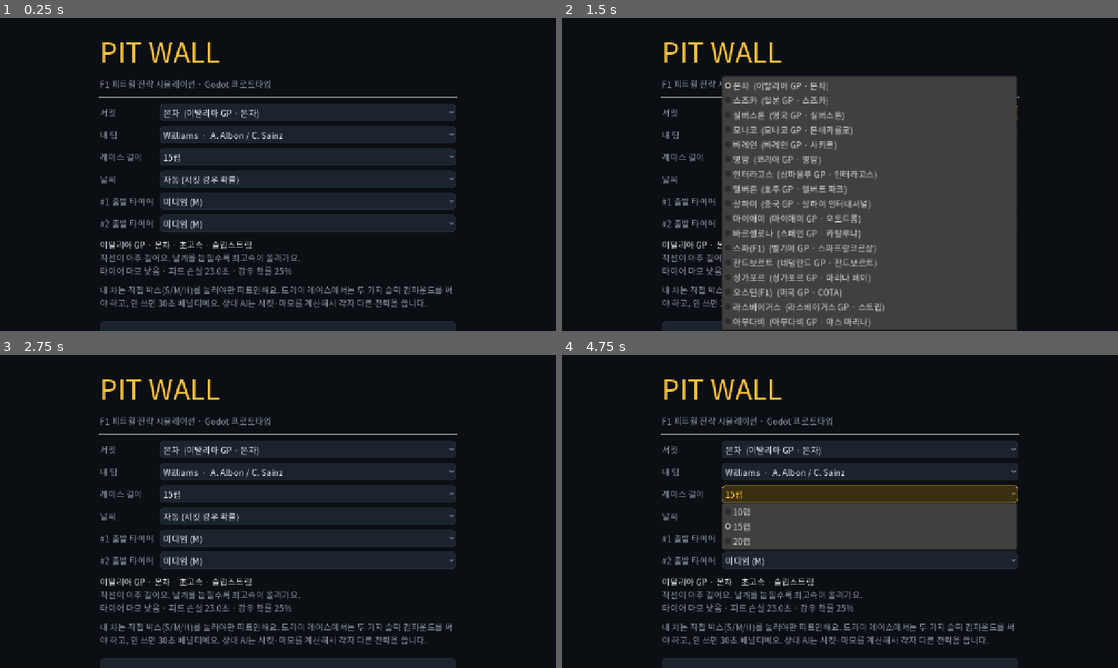
Above: before the commit, frames 1-4 (two rows, left to right).
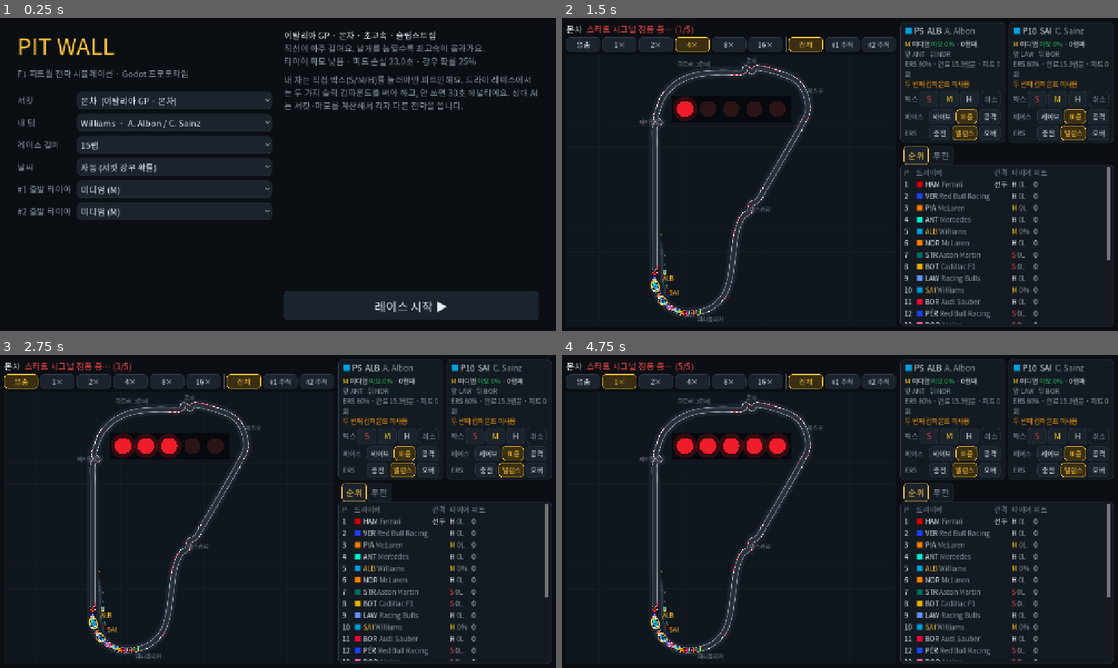
Above: after the commit, the same moments.

Repository: wio9900/pitwall-godot
Game: Godot game, scene res://scenes/main.tscn
The game is run twice, just before and just after one commit, with the same random seed, the same clock (stepped at 60 frames per second) and the same inputs.
Inputs (mouse positions are in pixels of both pictures, inside the frame that each line leads up to):
- Up to frame 1 (0.25 s): no input
- Up to frame 2 (1.5 s): click (973, 305) at 0.5 s, where only the run after the commit has a clickable "레이스 시작 ▶"; click (867, 111) at 1.25 s, where only the run before the commit has a clickable "몬차 (이탈리아 GP · 몬차)"
- Up to frame 3 (2.75 s): click (22, 380) at 2 s, where only the run after the commit has a clickable "멈춤"
- Up to frame 4 (4.75 s): click (867, 470) at 2.75 s, where only the run before the commit has a clickable "Williams · A. Albon / C. Sainz"; click (617, 380) at 3.5 s, where only the run after the commit has a clickable "1×"; click (867, 492) at 4.25 s, where only the run before the commit has a clickable "15랩"

The runs differ from the first frame. In frame 1, 33% of the frame differs, in the area x 3-97%, y 4-100%; in frame 2, 53%, in the area x 0-100%, y 1-100%; in frame 3, 21%; in frame 4, 30%.

Commit message:
메뉴가 가로 화면에서 잘리는 문제: 2단 배치 + 스크롤 (#4)
Claude-Session: https://claude.ai/code/session_019bD6BWrUpiqUh4eLT6d4ue

Co-authored-by: Claude <noreply@anthropic.com>

Diff:
--- a/scripts/ui/main.gd
+++ b/scripts/ui/main.gd
@@ -30,6 +30,7 @@
 var opt_weather: OptionButton
 var opt_start: Array = []
 var circ_info: RichTextLabel
+var menu_cols: BoxContainer
 
 # 레이스
 var race_box: Control
@@ -81,7 +82,8 @@
 		landscape = want
 		_apply_layout()
 	# 메뉴는 넓은 화면에서 가운데 정렬된 기둥으로
-	var side = maxf(28.0, (vs.x - 820.0) / 2.0)
+	menu_cols.vertical = landscape == 0
+	var side = maxf(24.0, (vs.x - (1200.0 if landscape == 1 else 820.0)) / 2.0)
 	menu_box.add_theme_constant_override("margin_left", int(side))
 	menu_box.add_theme_constant_override("margin_right", int(side))
 	result_panel.custom_minimum_size = Vector2(minf(760.0, vs.x - 32.0), minf(900.0, vs.y - 32.0))
@@ -194,13 +196,27 @@
 	var mc = MarginContainer.new()
 	mc.set_anchors_preset(Control.PRESET_FULL_RECT)
 	for side in ["left", "right", "top", "bottom"]:
-		mc.add_theme_constant_override("margin_" + side, 28)
+		mc.add_theme_constant_override("margin_" + side, 24)
 	add_child(mc)
 	menu_box = mc
+	# 화면이 작아도 잘리지 않게 스크롤 + 가로 화면에서는 2단 배치
+	var scroll = ScrollContainer.new()
+	scroll.horizontal_scroll_mode = ScrollContainer.SCROLL_MODE_DISABLED
+	mc.add_child(scroll)
+	menu_cols = BoxContainer.new()
+	menu_cols.size_flags_horizontal = Control.SIZE_EXPAND_FILL
+	menu_cols.size_flags_vertical = Control.SIZE_EXPAND_FILL
+	menu_cols.add_theme_constant_override("separation", 28)
+	scroll.add_child(menu_cols)
 	var v = VBoxContainer.new()
-	v.add_theme_constant_override("separation", 14)
-	mc.add_child(v)
-	v.add_child(_label("PIT WALL", 64, AMBER))
+	v.size_flags_horizontal = Control.SIZE_EXPAND_FILL
+	v.add_theme_constant_override("separation", 12)
+	menu_cols.add_child(v)
+	var v2 = VBoxContainer.new()
+	v2.size_flags_horizontal = Control.SIZE_EXPAND_FILL
+	v2.add_theme_constant_override("separation", 12)
+	menu_cols.add_child(v2)
+	v.add_child(_label("PIT WALL", 52, AMBER))
 	v.add_child(_label("F1 피트월 전략 시뮬레이션 · Godot 프로토타입", 20, DIM))
 	v.add_child(HSeparator.new())
 	var grid = GridContainer.new()
@@ -238,17 +254,17 @@
 		ctl.size_flags_horizontal = Control.SIZE_EXPAND_FILL
 		grid.add_child(ctl)
 	circ_info = _rtl()
-	v.add_child(circ_info)
+	v2.add_child(circ_info)
 	var hint = _rtl()
 	hint.text = "[color=#8b98a5]내 차는 직접 [b]박스(S/M/H)[/b]를 눌러야만 피트인해요. 드라이 레이스에서는 [b]두 가지 슬릭 컴파운드[/b]를 써야 하고, 안 쓰면 30초 페널티예요. 상대 AI는 서킷·마모를 계산해서 각자 다른 전략을 씁니다.[/color]"
-	v.add_child(hint)
+	v2.add_child(hint)
 	var spacer = Control.new()
 	spacer.size_flags_vertical = Control.SIZE_EXPAND_FILL
-	v.add_child(spacer)
+	v2.add_child(spacer)
 	var start = _btn("레이스 시작 ▶", 28)
-	start.custom_minimum_size = Vector2(0, 72)
+	start.custom_minimum_size = Vector2(0, 68)
 	start.pressed.connect(_on_start)
-	v.add_child(start)
+	v2.add_child(start)
 	_update_circ_info()
 
 
